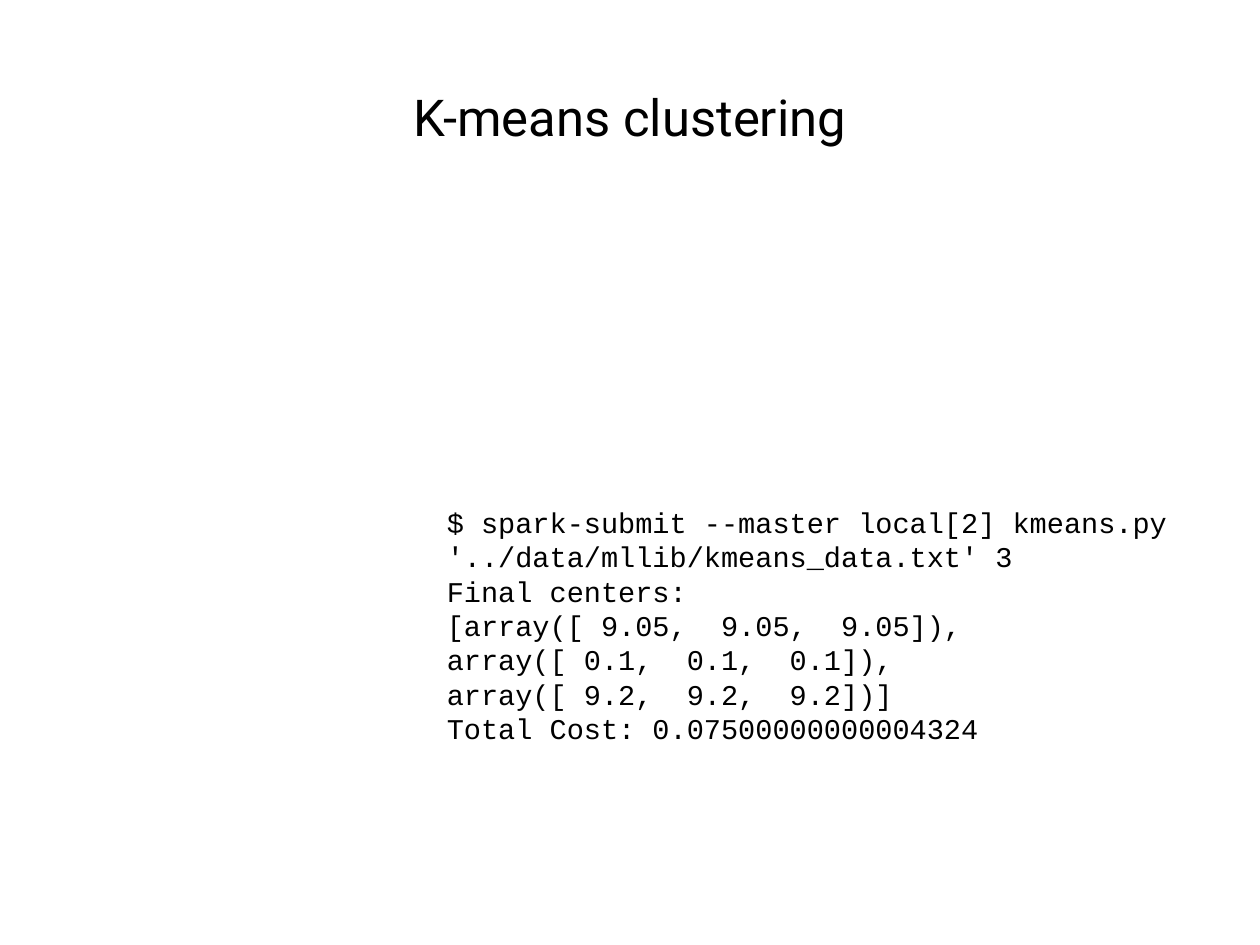
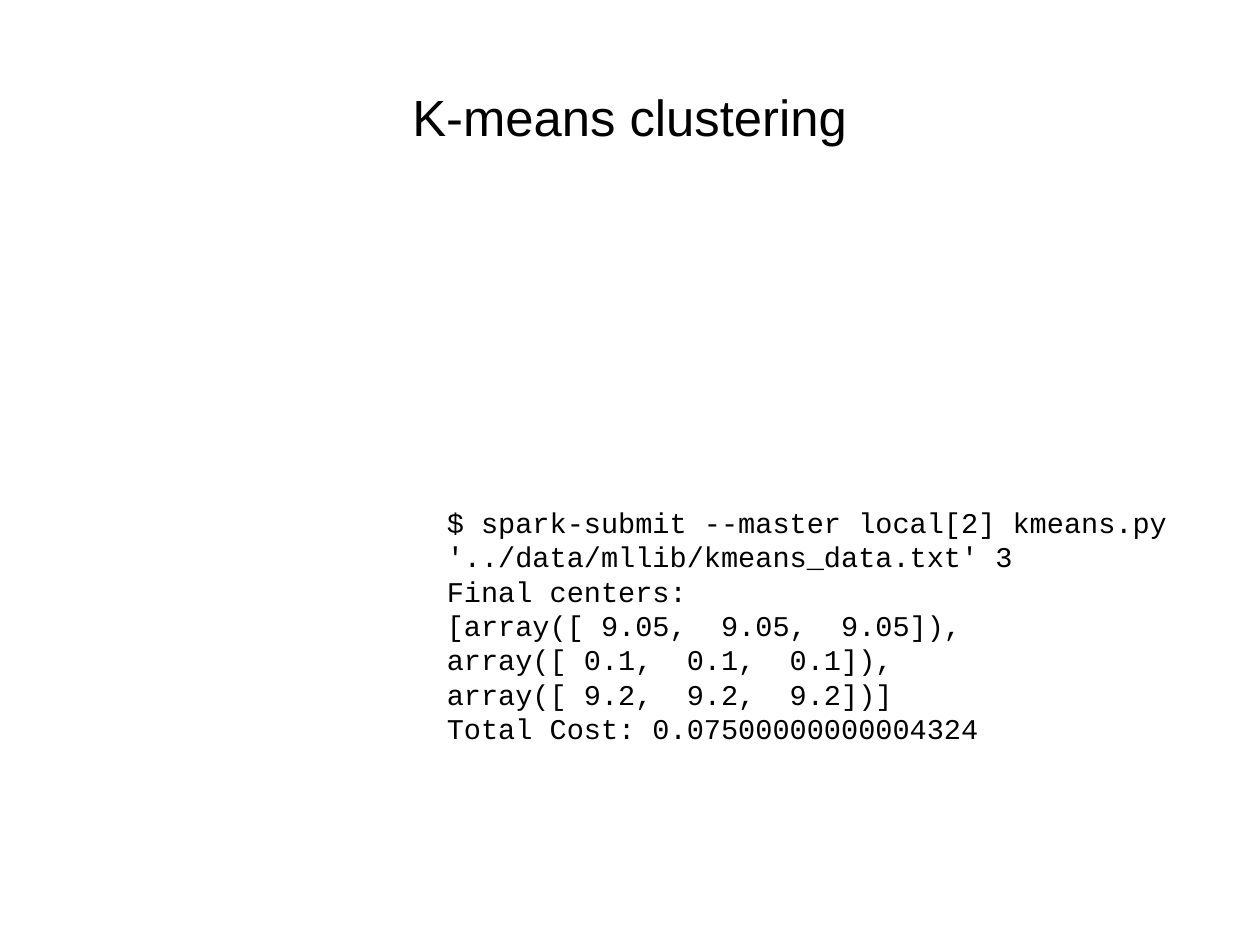
Before and after one commit to TedJeong/vipidly-vociferous, a slide deck: slide 11 of notes/병렬컴퓨팅부터분산컴퓨팅까지.odp (slide 7 before the commit). Drawn at 1260x945 pixels with LibreOffice and Linux fonts; fonts in the diff are those of the drawing. Boxes give left, top, right and bottom in pixels: in the first picture for what was removed or moved away, otherwise in the second. Text is boxed around its words. In the diff, an @@ line names an element or a change of style, - is before the commit and + after.

```diff
--- a/notes/병렬컴퓨팅부터분산컴퓨팅까지.odp
+++ b/notes/병렬컴퓨팅부터분산컴퓨팅까지.odp
@@ title "K-means clustering" at (412,99,847,147): font Roboto to Arial @@
```
Also in this commit, not shown: 4 other slides changed, 8 slides added, 2 other files.
